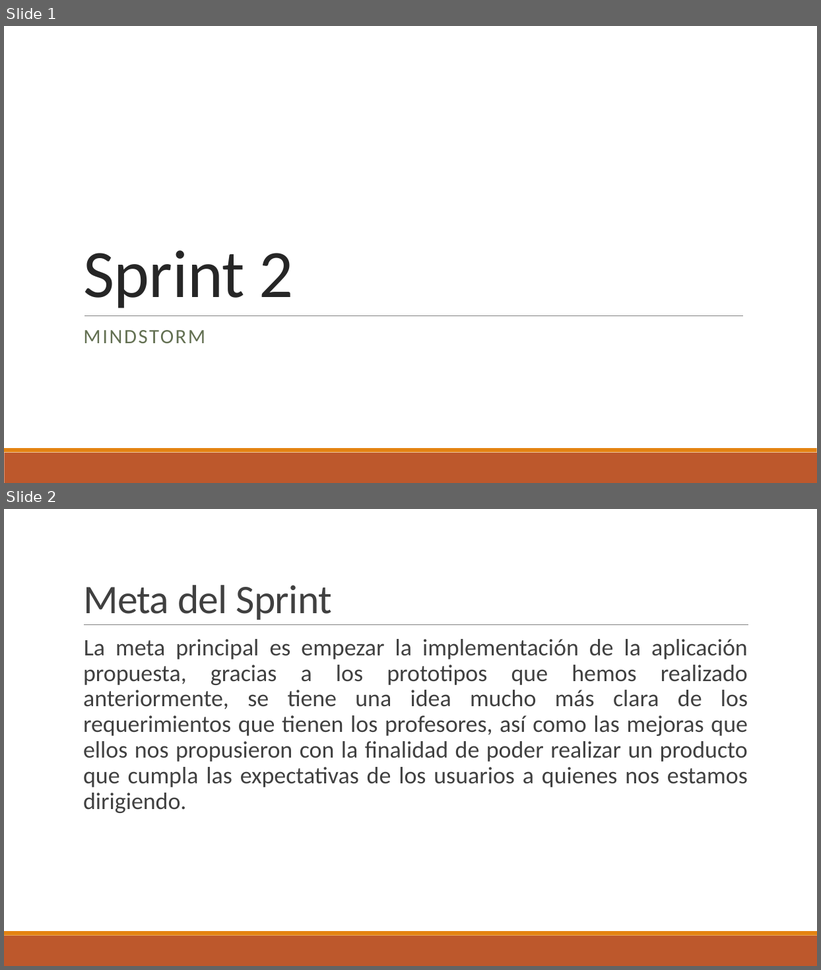
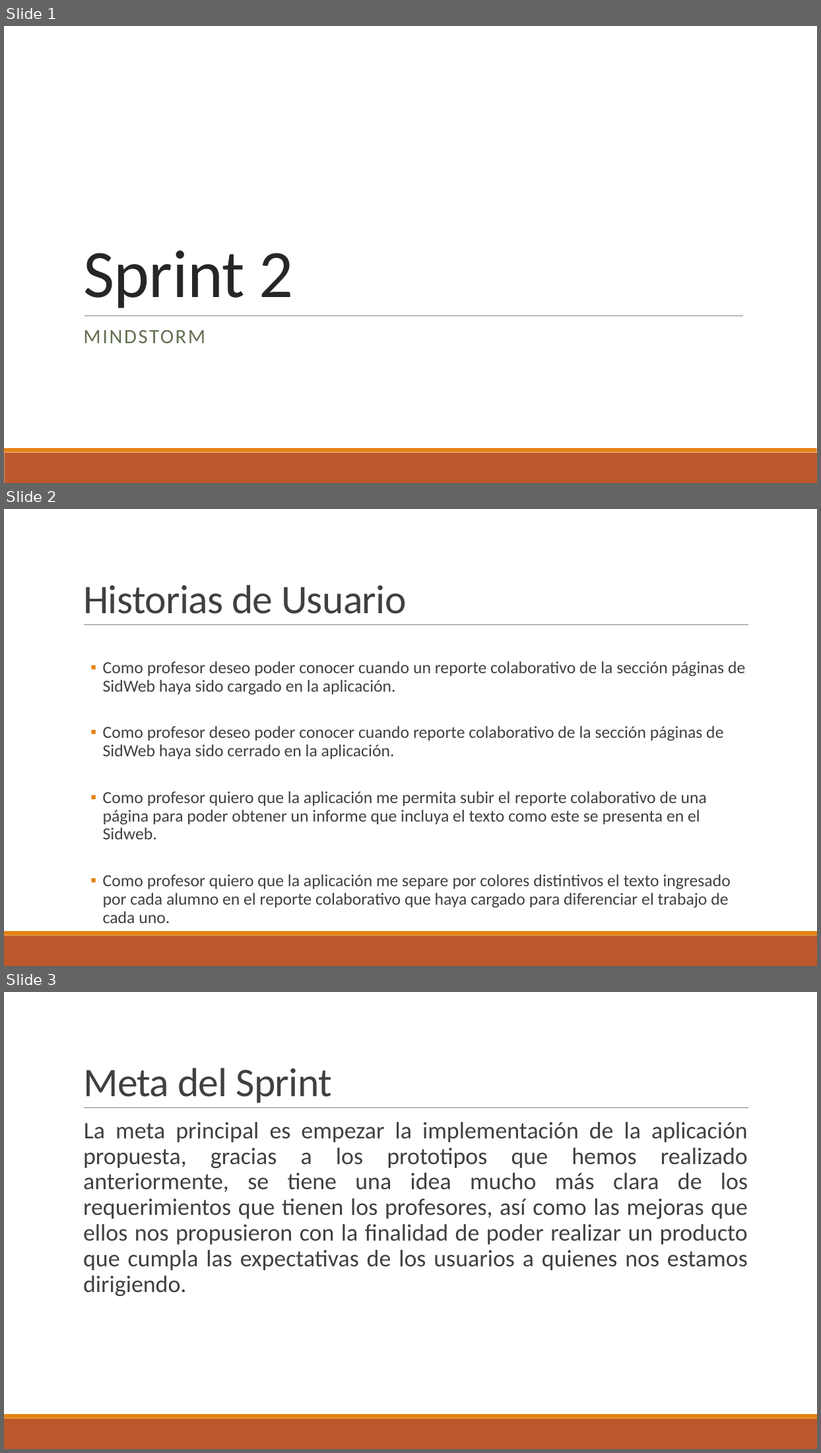
Before and after one commit to FKSAxell/IHC, a slide deck: SPRINT2_MindStorm.pptx. Shown one above the other, each under a label of ours: slides 1 and 2 before the commit, slides 1, 2 and 3 after it. The pictures are 821x970 and 821x1453 pixels, drawn with LibreOffice and Linux fonts; fonts in the diff are those of the drawing. Boxes give left, top, right and bottom in pixels: in the first picture for what was removed or moved away, otherwise in the second. Text is boxed around its words. In the diff, an @@ line names an element or a change of style, - is before the commit and + after.

```diff
--- a/SPRINT2_MindStorm.pptx
+++ b/SPRINT2_MindStorm.pptx
@@ slide 2 added at box(4, 509, 817, 966), background #FFFFFF; not listed: 3 template elements that a slide beside it also shows @@
@@ title added at box(83, 585, 407, 614), 48 pt, text #404040 @@
+Historias de Usuario
@@ text added at box(103, 661, 745, 908), 20 pt, text #404040 @@
+  ▪ Como profesor deseo poder conocer cuando un reporte colaborativo de la sección páginas de SidWeb haya sido cargado en la aplicación.
+  ▪ Como profesor deseo poder conocer cuando reporte colaborativo de la sección páginas de SidWeb haya sido cerrado en la aplicación.
+  ▪ Como profesor quiero que la aplicación me permita subir el reporte colaborativo de una página para poder obtener un informe que incluya el texto como este se presenta en el Sidweb.
+  ▪ Como profesor quiero que la aplicación me separe por colores distintivos el texto ingresado por cada alumno en el reporte colaborativo que haya cargado para diferenciar el trabajo de cada uno.
@@ what was slide 2 is now slide 3 @@
```
Also in this commit, not shown: 1 other slide added, 6 other files.
